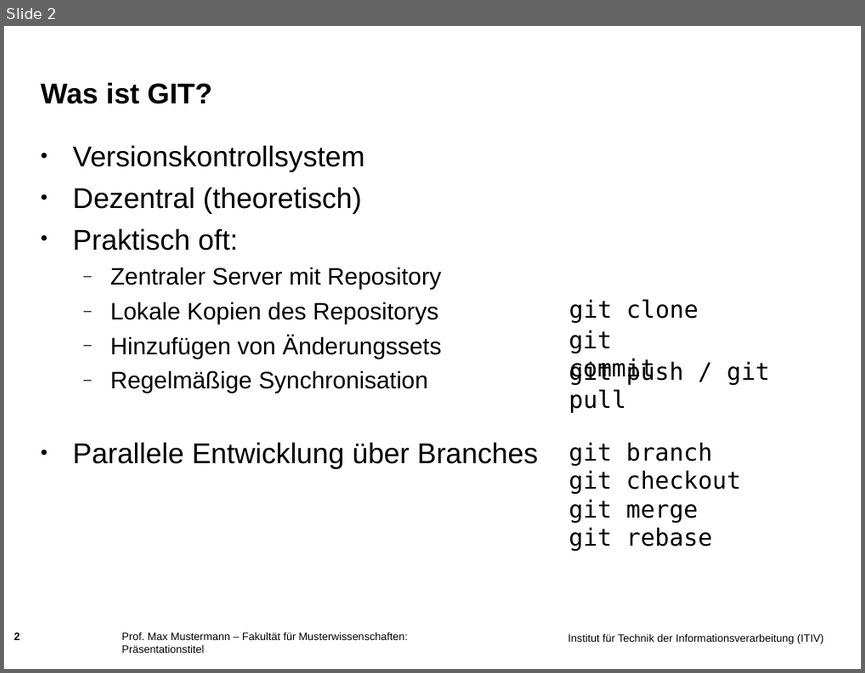
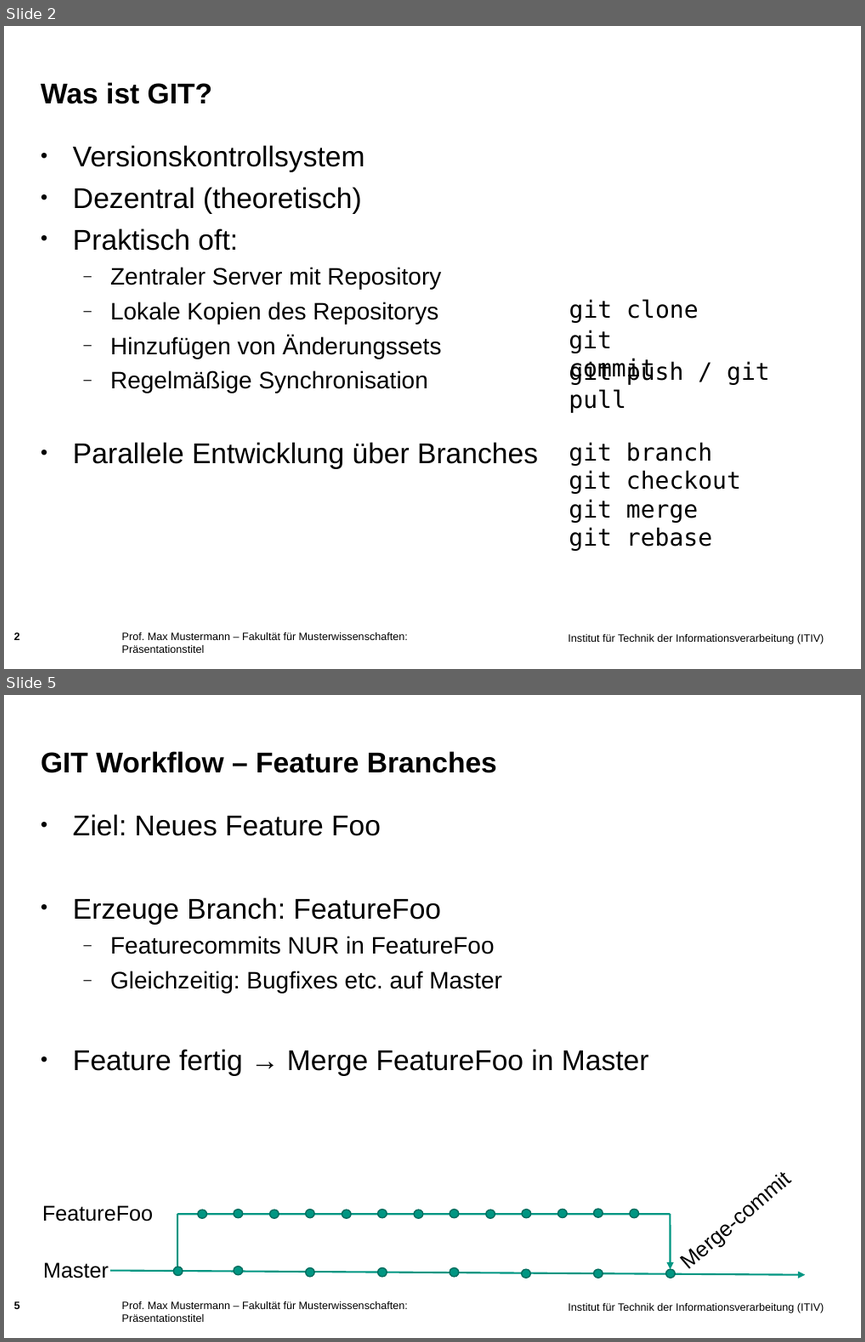
Before and after one commit to muellesi/PSE_2018, a slide deck: Präsentation/Simon/Praesentationsfolien (PowerPoint).ppt. Shown one above the other, each under a label of ours: slide 2 before the commit, slides 2 and 5 after it; the slides between them are not shown. The pictures are 865x673 and 865x1342 pixels, drawn with LibreOffice and Linux fonts; fonts in the diff are those of the drawing; background and template pictures are left out. Boxes give left, top, right and bottom in pixels: in the first picture for what was removed or moved away, otherwise in the second. Text is boxed around its words. In the diff, an @@ line names an element or a change of style, - is before the commit and + after.

Commit message:
Adding a bit of workflow

```diff
--- a/Präsentation/Simon/Praesentationsfolien (PowerPoint).ppt
+++ b/Präsentation/Simon/Praesentationsfolien (PowerPoint).ppt
@@ slide 5 added at [4, 695, 861, 1338], background picture (left out); not listed: 1 template element that a slide beside it also shows @@
@@ title added at [41, 751, 497, 773], 24 pt, text #000000, bold @@
+GIT Workflow – Feature Branches
@@ text added at [73, 814, 649, 1076], 24 pt, text #000000 @@
+• Ziel: Neues Feature Foo
+• Erzeuge Branch: FeatureFoo
+  – Featurecommits NUR in FeatureFoo
+  – Gleichzeitig: Bugfixes etc. auf Master
+• Feature fertig → Merge FeatureFoo in Master
@@ text added at [665, 1157, 804, 1282], 18 pt, text #000000 @@
+Merge-commit
@@ text added at [42, 1205, 153, 1221], 18 pt, text #000000 @@
+FeatureFoo
@@ line added from (177, 1271) to (177, 1213), #009682 1.5 pt @@
@@ line added from (177, 1213) to (670, 1213), #009682 1.5 pt @@
@@ ellipse added at [198, 1209, 207, 1218], fill #009682, outline #006D5E 0.99 pt @@
@@ ellipse added at [234, 1209, 243, 1218], fill #009682, outline #006D5E 0.99 pt @@
@@ ellipse added at [269, 1209, 279, 1218], fill #009682, outline #006D5E 0.99 pt @@
@@ ellipse added at [306, 1209, 314, 1218], fill #009682, outline #006D5E 0.99 pt @@
@@ ellipse added at [341, 1209, 351, 1218], fill #009682, outline #006D5E 0.99 pt @@
@@ ellipse added at [377, 1209, 387, 1218], fill #009682, outline #006D5E 0.99 pt @@
@@ ellipse added at [414, 1209, 423, 1218], fill #009682, outline #006D5E 0.99 pt @@
@@ ellipse added at [449, 1209, 459, 1218], fill #009682, outline #006D5E 0.99 pt @@
@@ ellipse added at [485, 1209, 495, 1218], fill #009682, outline #006D5E 0.99 pt @@
@@ ellipse added at [522, 1209, 531, 1218], fill #009682, outline #006D5E 0.99 pt @@
@@ ellipse added at [557, 1209, 567, 1218], fill #009682, outline #006D5E 0.99 pt @@
@@ ellipse added at [594, 1208, 603, 1217], fill #009682, outline #006D5E 0.99 pt @@
@@ ellipse added at [630, 1209, 639, 1218], fill #009682, outline #006D5E 0.99 pt @@
@@ arrow added from (670, 1213) to (670, 1269), #009682 1.5 pt @@
@@ text added at [43, 1262, 109, 1278], 18 pt, text #000000 @@
+Master
@@ arrow added from (110, 1270) to (805, 1274), #009682 1.5 pt @@
@@ ellipse added at [174, 1266, 183, 1275], fill #009682, outline #006D5E 0.99 pt @@
@@ ellipse added at [234, 1265, 243, 1274], fill #009682, outline #006D5E 0.99 pt @@
@@ ellipse added at [306, 1267, 314, 1276], fill #009682, outline #006D5E 0.99 pt @@
@@ ellipse added at [377, 1267, 387, 1276], fill #009682, outline #006D5E 0.99 pt @@
@@ ellipse added at [449, 1267, 459, 1276], fill #009682, outline #006D5E 0.99 pt @@
@@ ellipse added at [522, 1269, 531, 1277], fill #009682, outline #006D5E 0.99 pt @@
@@ ellipse added at [594, 1269, 603, 1277], fill #009682, outline #006D5E 0.99 pt @@
@@ ellipse added at [665, 1269, 675, 1277], fill #009682, outline #006D5E 0.99 pt @@
@@ page number added at [14, 1300, 20, 1311], 9 pt, text #000000, bold @@
+5
@@ text added at [122, 1301, 408, 1321], 9 pt, text #000000 @@
+Prof. Max Mustermann – Fakultät für Musterwissenschaften: Präsentationstitel
```
Also in this commit, not shown: 2 slides changed, 2 other slides added.
